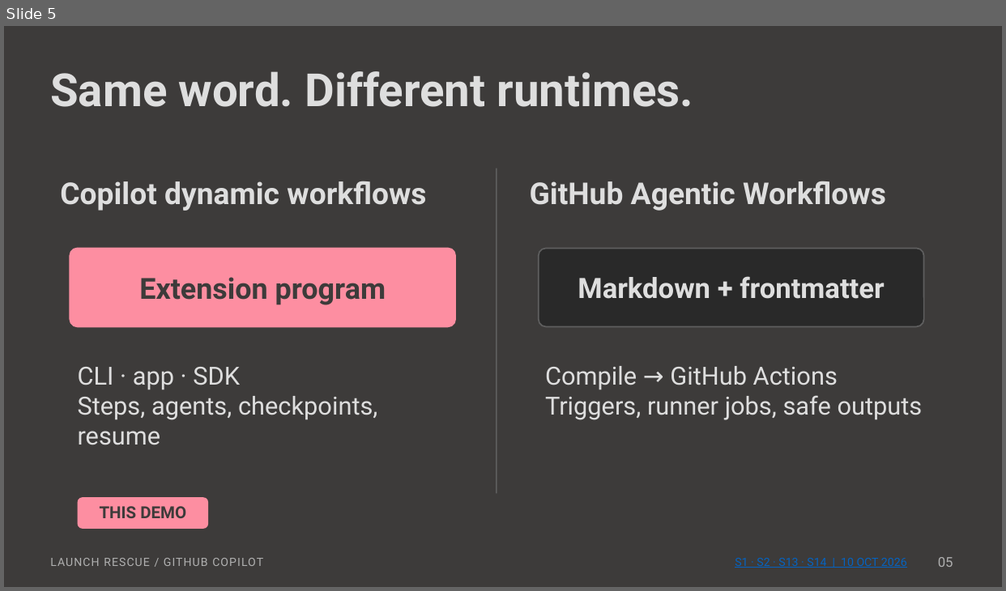
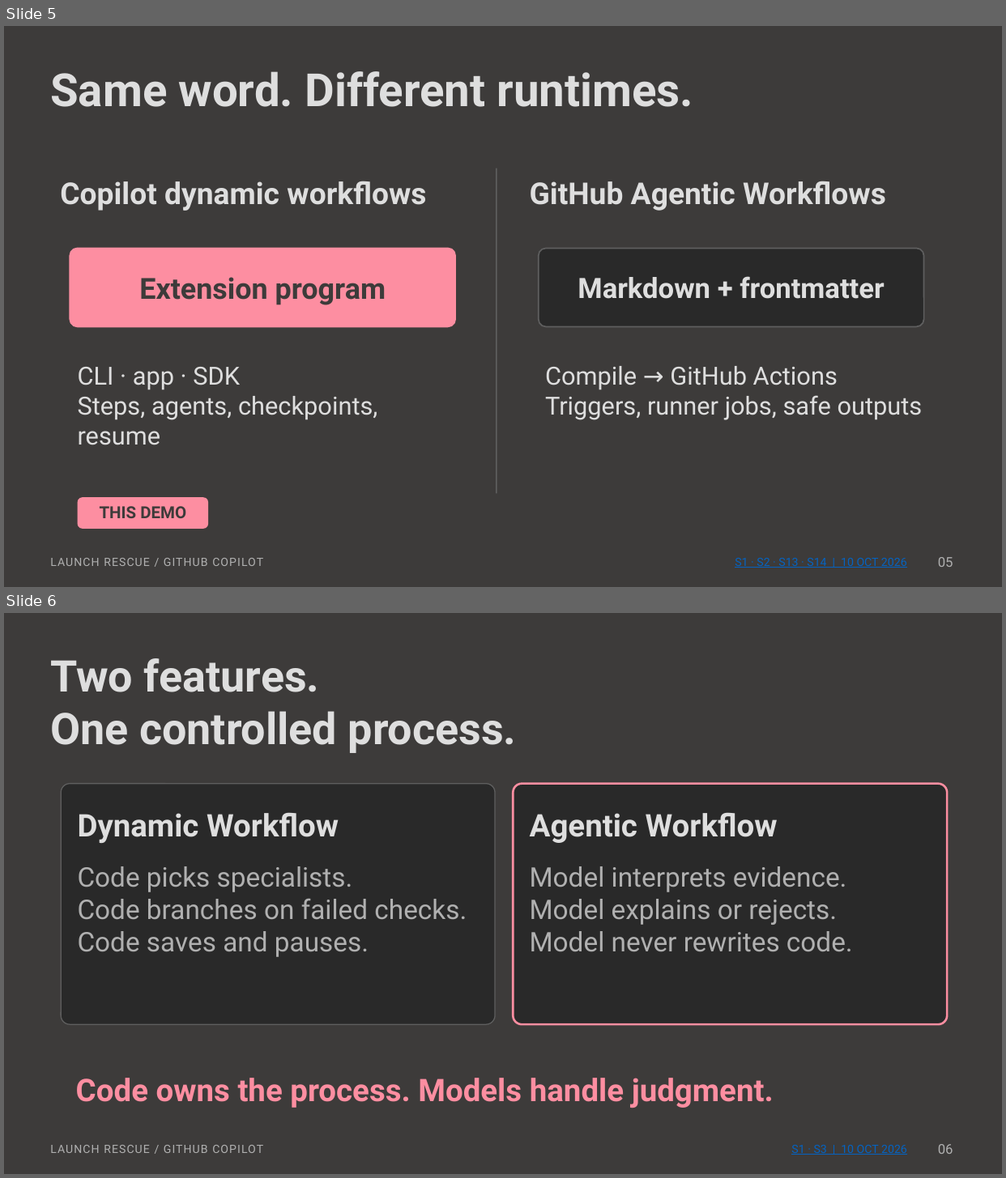
Before and after one commit to msftnadavbh/workflows, a slide deck: Launch-Rescue.pptx. Shown one above the other, each under a label of ours: slide 5 before the commit, slides 5 and 6 after it. The pictures are 1006x591 and 1006x1178 pixels, drawn with LibreOffice and Linux fonts; fonts in the diff are those of the drawing. Boxes give left, top, right and bottom in pixels: in the first picture for what was removed or moved away, otherwise in the second. Text is boxed around its words. In the diff, an @@ line names an element or a change of style, - is before the commit and + after.

```diff
--- a/Launch-Rescue.pptx
+++ b/Launch-Rescue.pptx
@@ slide 6 added at (x1=4, y1=613, x2=1002, y2=1174), background #3D3B3A @@
@@ text added at (x1=50, y1=658, x2=517, y2=753), 42 pt, text #DEDEDE, bold @@
+Two features.
+One controlled process.
@@ rounded rectangle added at (x1=61, y1=784, x2=495, y2=1024), fill #292929, outline #5F5F5F 1 pt @@
@@ rounded rectangle added at (x1=513, y1=784, x2=948, y2=1024), fill #292929, outline #FD8EA1 2 pt @@
@@ text added at (x1=78, y1=812, x2=339, y2=843), 30 pt, text #DEDEDE, bold @@
+Dynamic Workflow
@@ text added at (x1=530, y1=812, x2=778, y2=843), 30 pt, text #DEDEDE, bold @@
+Agentic Workflow
@@ text added at (x1=78, y1=867, x2=467, y2=957), 26 pt, text #B0B0B0 @@
+Code picks specialists.
+Code branches on failed checks.
+Code saves and pauses.
@@ text added at (x1=530, y1=867, x2=853, y2=952), 26 pt, text #B0B0B0 @@
+Model interprets evidence.
+Model explains or rejects.
+Model never rewrites code.
@@ text added at (x1=76, y1=1078, x2=774, y2=1108), 30 pt, text #FD8EA1, bold @@
+Code owns the process. Models handle judgment.
@@ text added at (x1=50, y1=1145, x2=263, y2=1153), 11 pt, text #B0B0B0 @@
+LAUNCH RESCUE / GITHUB COPILOT
@@ text added at (x1=791, y1=1145, x2=907, y2=1155), 11 pt, text #0563C1, underline @@
+S1 · S3 | 10 OCT 2026
@@ text added at (x1=938, y1=1144, x2=953, y2=1154), 13 pt, text #B0B0B0 @@
+06
```
Also in this commit, not shown: 1 slide changed, 1 other slide added, 2 slides removed, 59 other files.
